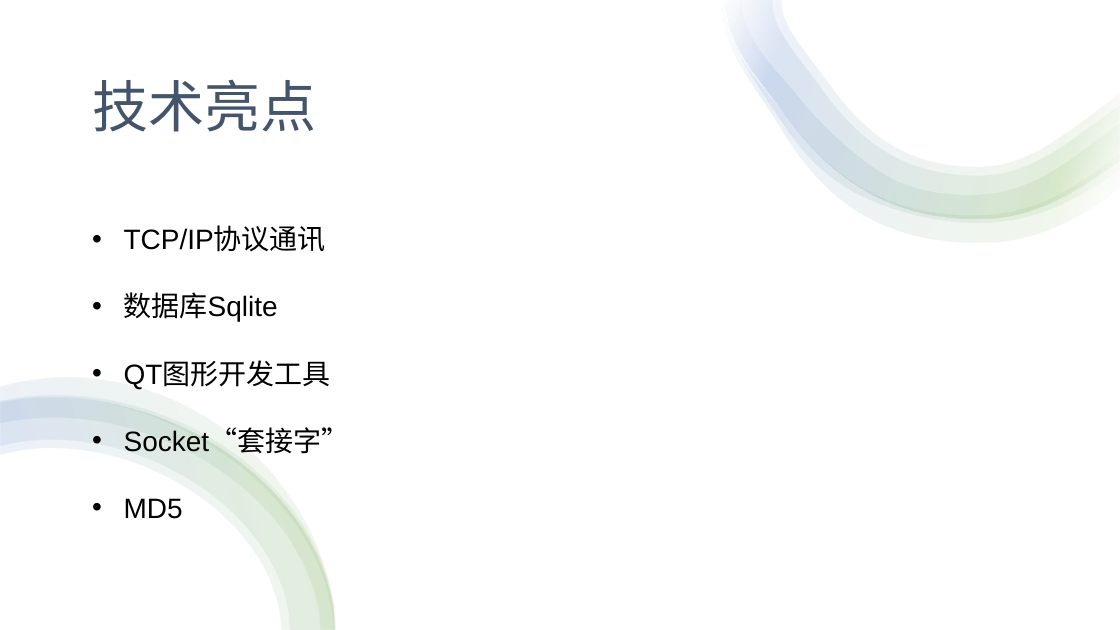
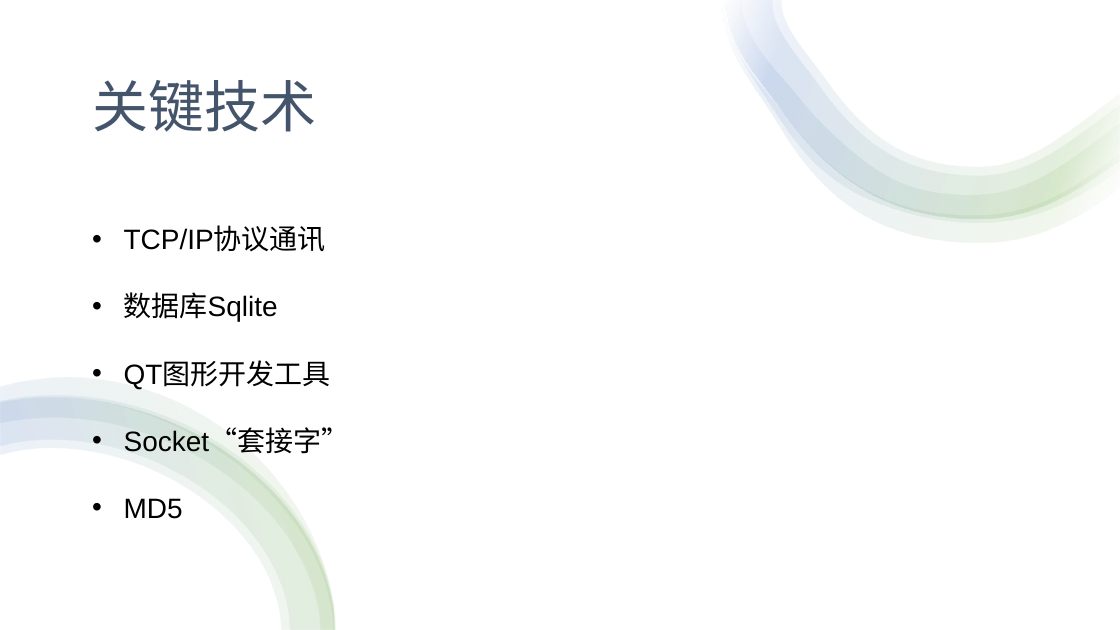
Before and after one commit to SeeChen/LCS_lanChatSoftware, a slide deck: slide 15 of LCS-实时通讯软件5组/LCS实时通讯软件.pptx. Drawn at 1120x630 pixels with LibreOffice and Linux fonts; fonts in the diff are those of the drawing. Boxes give left, top, right and bottom in pixels: in the first picture for what was removed or moved away, otherwise in the second. Text is boxed around its words. In the diff, an @@ line names an element or a change of style, - is before the commit and + after.

```diff
--- a/LCS-实时通讯软件5组/LCS实时通讯软件.pptx
+++ b/LCS-实时通讯软件5组/LCS实时通讯软件.pptx
@@ text at <box>92,80,316,132</box>: text changed @@
-技术亮点
+关键技术
```
Also in this commit, not shown: 1 other slide changed.
